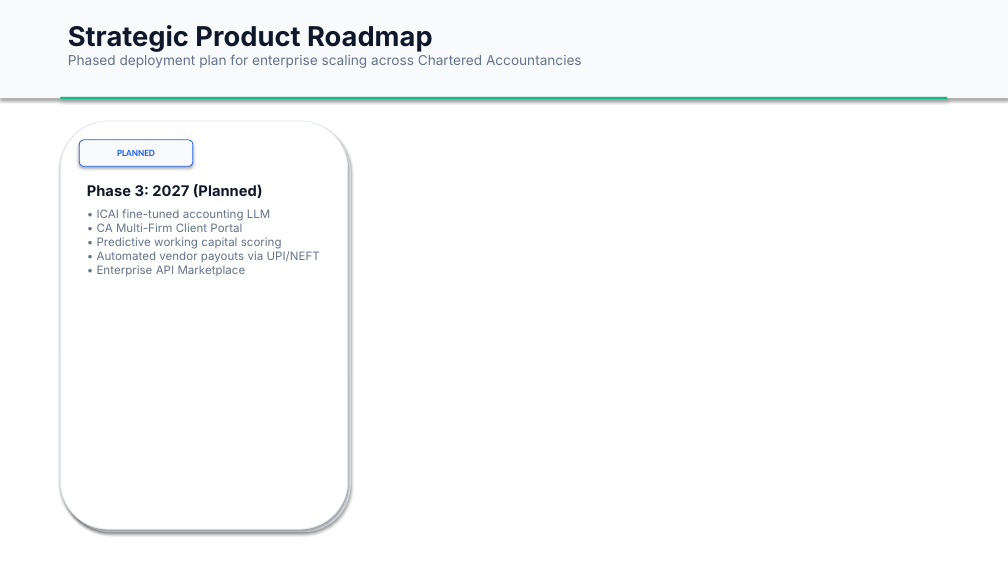
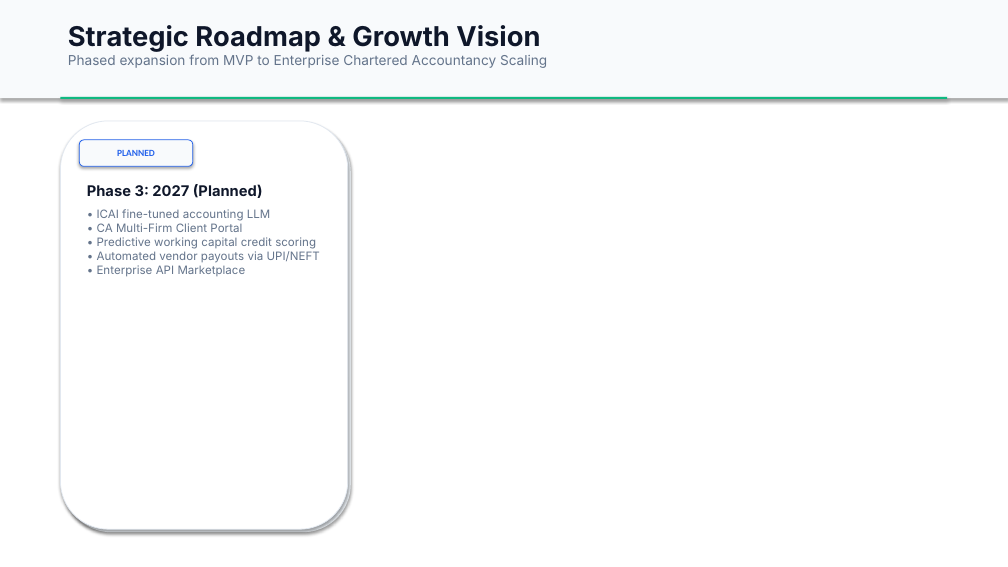
Before and after one commit to Abhitech-st/Vyapar-Mandap, a slide deck: slide 7 of Vyapar_Mandap_Presentation.pptx. Drawn at 1008x567 pixels with LibreOffice and Linux fonts; fonts in the diff are those of the drawing. Boxes give left, top, right and bottom in pixels: in the first picture for what was removed or moved away, otherwise in the second. Text is boxed around its words. In the diff, an @@ line names an element or a change of style, - is before the commit and + after.

```diff
--- a/Vyapar_Mandap_Presentation.pptx
+++ b/Vyapar_Mandap_Presentation.pptx
@@ text at [68,25,547,68]: text changed @@
-Strategic Product Roadmap
-Phased deployment plan for enterprise scaling across Chartered Accountancies
+Strategic Roadmap & Growth Vision
+Phased expansion from MVP to Enterprise Chartered Accountancy Scaling
@@ text at [97,209,320,277]: text changed @@
-• ICAI fine-tuned accounting LLM
-• CA Multi-Firm Client Portal
-• Predictive working capital scoring
-• Automated vendor payouts via UPI/NEFT
-• Enterprise API Marketplace
+• ICAI fine-tuned accounting LLM
+• CA Multi-Firm Client Portal
+• Predictive working capital credit scoring
+• Automated vendor payouts via UPI/NEFT
+• Enterprise API Marketplace
```
Also in this commit, not shown: 5 other slides changed, 2 slides added, 2 slides removed, 5 other files.
